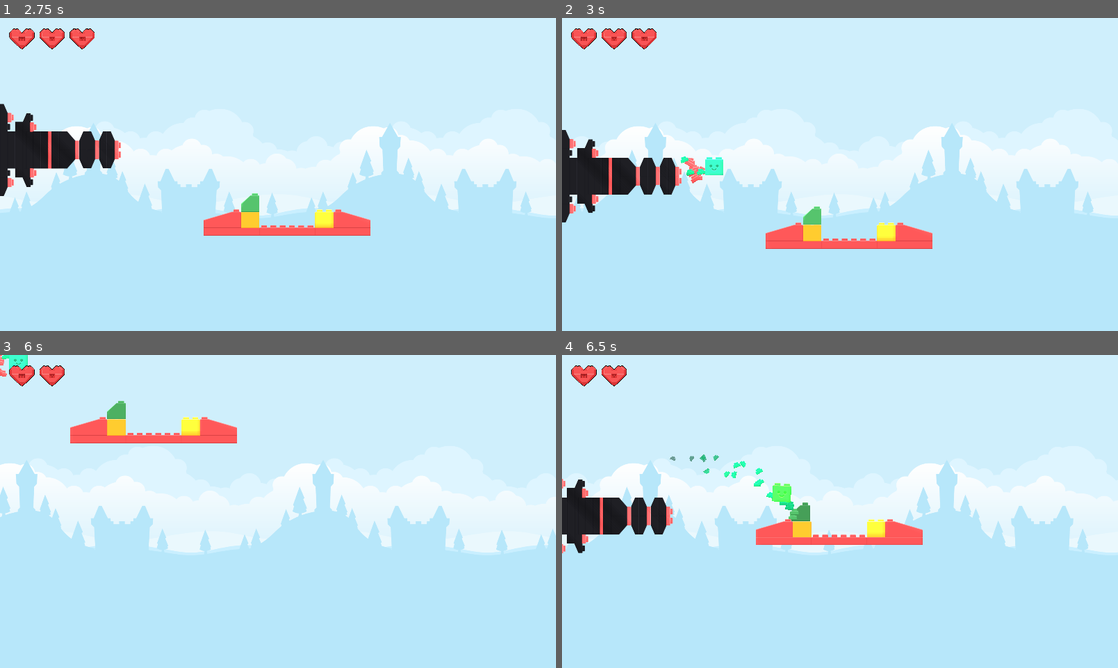
Above: before the commit, frames 1-4 (two rows, left to right).
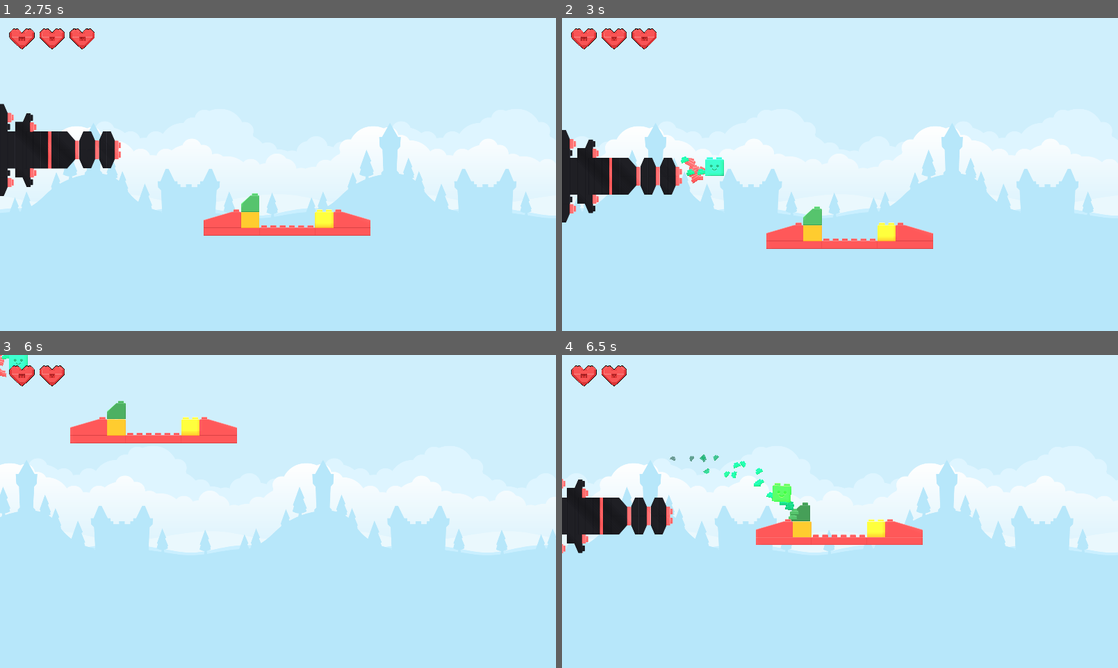
Above: after the commit, the same moments.

Repository: mlotr/Blocks_Gone_Wrong
Game: Godot game, scene res://scenes/title_screen.tscn
The game is run twice, just before and just after one commit, with the same random seed, the same clock (stepped at 60 frames per second) and the same inputs. The project has no main scene, so this scene is started directly. Sound files missing from this copy of the repository are replaced by a short silence.
Inputs (mouse positions are in pixels of both pictures, inside the frame that each line leads up to):
- Up to frame 1 (2.75 s): click "PLAY" at 0.5 s; click "PLAY" at 1.25 s; move the mouse to (400, 158) at 2.02 s; press the mouse at (400, 158) at 2.03 s; hold Up (ui_up) from 2.03 s (still down)
- Up to frame 2 (3 s): move the mouse to (728, 190) at 2.77 s; release Up (ui_up) at 2.78 s; release the mouse at (728, 190) at 2.78 s; hold Down (ui_down) from 2.78 s (still down); click (728, 190) at 2.85 s
- Up to frame 3 (6 s): move the mouse to (333, 442) at 3.52 s; release Down (ui_down) at 3.53 s; press the mouse at (333, 442) at 3.53 s; hold Up (ui_up) 3.53-5.03 s; move the mouse to (250, 574) at 4.27 s; release the mouse at (250, 574) at 4.28 s; click (250, 574) at 4.35 s; move the mouse to (444, 558) at 5.02 s; press the mouse at (444, 558) at 5.03 s; hold Down (ui_down) from 5.03 s (still down); move the mouse to (111, 464) at 5.77 s; release the mouse at (111, 464) at 5.78 s; click (111, 464) at 5.85 s
- Up to frame 4 (6.5 s): keep holding Down (ui_down)

Frame 1 is identical in both runs. In frame 2, 0.3% of the frame differs, in the area x 0-69%, y 35-74%; in frame 3, less than 0.1%; in frame 4, nothing differs.

Commit message:
Connected camera shake in game

Diff:
--- a/scripts/block.gd
+++ b/scripts/block.gd
@@ -58,6 +58,10 @@
 	broken_sfx.play()
 	particles.restart()
 
+	# 3b. Apply camera shake
+	get_tree().call_group("Camera", "apply_shake", 20.0, 0.15)
+	#get_tree().call_group("Camera", "apply_standard_shake")
+
 	# 4. Wait and free
 	await particles.finished
 	await broken_sfx.finished
--- a/scripts/cannon.gd
+++ b/scripts/cannon.gd
@@ -47,6 +47,9 @@
 
 	_current_bullet = bullet_instance
 
+	# Apply camera shake
+	get_tree().call_group("Camera", "apply_shake", 10.0, 0.15)
+
 	# Play recoil animation
 	if anim_player.has_animation("recoil"):
 		anim_player.play("recoil")
